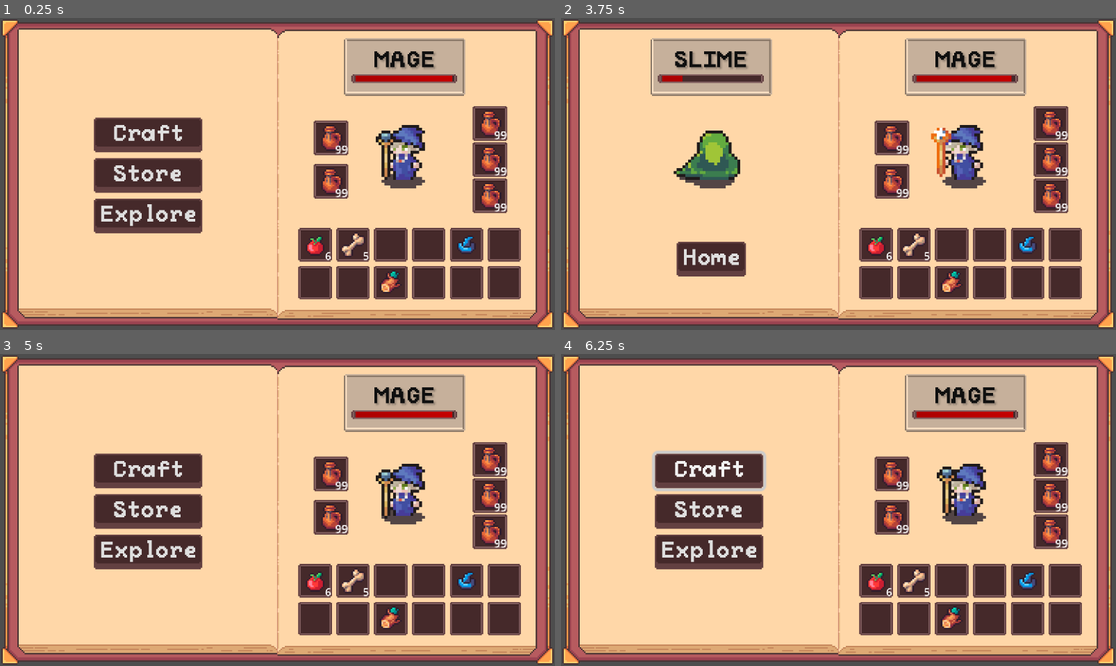
Above: before the commit, frames 1-4 (two rows, left to right).
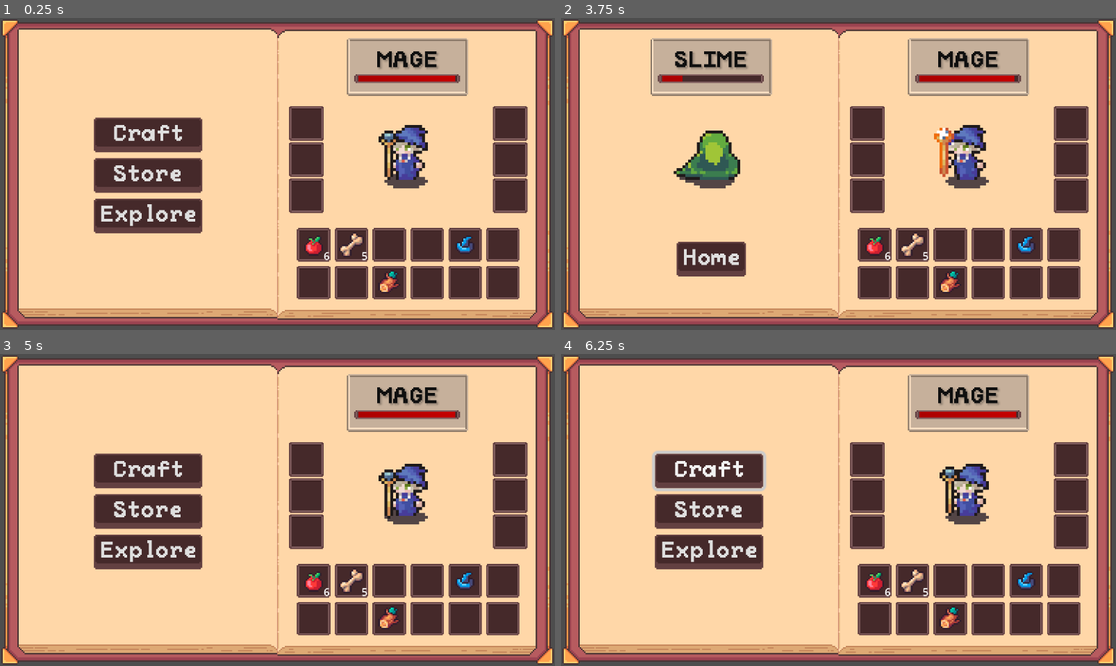
Above: after the commit, the same moments.

Repository: Blortlett/GodotIdle
Game: Godot game, scene res://Scenes/GuiNode.tscn
Two runs of this game, one before a commit and one after it. Both use one fixed random seed, a clock stepped at 60 frames per second and the inputs below.
Inputs (mouse positions are in pixels of both pictures, inside the frame that each line leads up to):
- Up to frame 1 (0.25 s): no input
- Up to frame 2 (3.75 s): click (1049, 124) at 0.52 s; click "Craft" at 1.25 s; click "Store" at 2 s; click "Explore" at 2.75 s; click "Sunny Meadow" at 3.5 s
- Up to frame 3 (5 s): click "Home" at 4.25 s
- Up to frame 4 (6.25 s): click (1049, 460) at 5.02 s; click "Craft" at 5.75 s

The runs differ from the first frame. In frame 1, 9.4% of the frame differs, in the area x 52-96%, y 6-91%; in frame 2, 9.5%; in frame 3, 9.4%; in frame 4, 9.4%.

Commit message:
Added Equipment slots, they update on start but don't accept items yet. Added ItemType and ArmorType

Diff:
--- a/Inventory/Items/Bones.tres
+++ b/Inventory/Items/Bones.tres
@@ -8,4 +8,5 @@
 name = "Bones"
 texture = ExtResource("2_s7rrw")
 ItemID = 230
+mItemType = 4
 metadata/_custom_type_script = "uid://c7op3b5r7t54q"
--- a/Inventory/Items/IronOre.tres
+++ b/Inventory/Items/IronOre.tres
@@ -8,4 +8,5 @@
 name = "Iron Ore"
 texture = ExtResource("2_ed2nm")
 ItemID = 216
+mItemType = 4
 metadata/_custom_type_script = "uid://c7op3b5r7t54q"
--- a/Inventory/Items/IronSword.tres
+++ b/Inventory/Items/IronSword.tres
@@ -8,4 +8,5 @@
 name = "Iron Sword"
 texture = ExtResource("2_cju1o")
 ItemID = 251
+mItemType = 1
 metadata/_custom_type_script = "uid://c7op3b5r7t54q"
--- a/Inventory/Items/Log.tres
+++ b/Inventory/Items/Log.tres
@@ -8,4 +8,5 @@
 name = "Apple"
 texture = ExtResource("2_xp421")
 ItemID = 435
+mItemType = 4
 metadata/_custom_type_script = "uid://c7op3b5r7t54q"
--- a/Inventory/Items/MageHat.tres
+++ b/Inventory/Items/MageHat.tres
@@ -8,4 +8,6 @@
 name = "Mage's Hat"
 texture = ExtResource("2_72a0a")
 ItemID = 1841
+mItemType = 0
+mArmorSlot = 1
 metadata/_custom_type_script = "uid://c7op3b5r7t54q"
--- a/Inventory/Items/apple.tres
+++ b/Inventory/Items/apple.tres
@@ -8,4 +8,5 @@
 name = "Apple"
 texture = ExtResource("2_b1j0l")
 ItemID = 434
+mItemType = 2
 metadata/_custom_type_script = "uid://c7op3b5r7t54q"
--- /dev/null
+++ b/Inventory/PlayerEquipmentInventory.tres
@@ -0,0 +1,39 @@
+[gd_resource type="Resource" script_class="Inv" load_steps=9 format=3 uid="uid://chhe8648spgs7"]
+
+[ext_resource type="Script" uid="uid://dvu0cvlyuscvd" path="res://Inventory/Scripts/scrInventory.gd" id="1_dogxb"]
+[ext_resource type="Script" uid="uid://bx52jjxmfncpj" path="res://Inventory/Scripts/scrInventorySlot.gd" id="2_yrcx4"]
+
+[sub_resource type="Resource" id="Resource_dogxb"]
+script = ExtResource("2_yrcx4")
+amount = 0
+metadata/_custom_type_script = "uid://bx52jjxmfncpj"
+
+[sub_resource type="Resource" id="Resource_yrcx4"]
+script = ExtResource("2_yrcx4")
+amount = 0
+metadata/_custom_type_script = "uid://bx52jjxmfncpj"
+
+[sub_resource type="Resource" id="Resource_7yvec"]
+script = ExtResource("2_yrcx4")
+amount = 0
+metadata/_custom_type_script = "uid://bx52jjxmfncpj"
+
+[sub_resource type="Resource" id="Resource_xfq58"]
+script = ExtResource("2_yrcx4")
+amount = 0
+metadata/_custom_type_script = "uid://bx52jjxmfncpj"
+
+[sub_resource type="Resource" id="Resource_6leo4"]
+script = ExtResource("2_yrcx4")
+amount = 0
+metadata/_custom_type_script = "uid://bx52jjxmfncpj"
+
+[sub_resource type="Resource" id="Resource_6qxmg"]
+script = ExtResource("2_yrcx4")
+amount = 0
+metadata/_custom_type_script = "uid://bx52jjxmfncpj"
+
+[resource]
+script = ExtResource("1_dogxb")
+slots = Array[ExtResource("2_yrcx4")]([SubResource("Resource_dogxb"), SubResource("Resource_yrcx4"), SubResource("Resource_7yvec"), SubResource("Resource_xfq58"), SubResource("Resource_6leo4"), SubResource("Resource_6qxmg")])
+metadata/_custom_type_script = "uid://dvu0cvlyuscvd"
--- /dev/null
+++ b/Inventory/Scripts/scrEquipmentManager.gd
@@ -0,0 +1,35 @@
+class_name EquipmentManager extends Node
+# Inventory Component
+@onready var mInventory: Inv = preload("res://Inventory/PlayerEquipmentInventory.tres");
+var isOpen = true;
+
+# Inventory UI
+@onready var mSlotContainer: Control = $Slots
+@export var mArmorSlotsUI: Array[SlotUI]
+@export var mWeaponSlotUI: SlotUI
+@export var mAccessorySlotUI: SlotUI
+
+func _ready() -> void:
+	mInventory.update.connect(UpdateSlots);
+	UpdateSlots();
+	open();
+
+func UpdateSlots():
+	print_debug(mInventory.slots.size())
+	# Update Armor Slots
+	for i in range(4):
+		mArmorSlotsUI[i].update(mInventory.slots[i])
+	# Update other slots
+	mWeaponSlotUI.update(mInventory.slots[4])
+	mAccessorySlotUI.update(mInventory.slots[5])
+
+func open():
+	mSlotContainer.visible = true;
+	isOpen = true;
+
+func close():
+	mSlotContainer.visible = false;
+	isOpen = false;
+
+func GetInventory() -> Inv:
+	return mInventory;
--- a/Inventory/Scripts/scrInventoryItem.gd
+++ b/Inventory/Scripts/scrInventoryItem.gd
@@ -1,7 +1,17 @@
 extends Resource
 
 class_name InvItem
+enum ItemType
+{
+	ARMOR, WEAPON, CONSUMABLE, QUEST, MATERIAL
+}
+enum ArmorSlot
+{
+	NONE, HELMET, CHEST, LEG, BOOTS, ACCESSORY
+}
 
 @export var name: String = "";
 @export var texture: Texture2D;
 @export var ItemID: int;
+@export var mItemType: ItemType;
+@export var mArmorSlot: ArmorSlot;
--- a/Inventory/Scripts/scrItemDragGfx.gd
+++ b/Inventory/Scripts/scrItemDragGfx.gd
@@ -13,7 +13,6 @@
 		var mouse_pos = get_viewport().get_mouse_position()
 		var transformed_pos = get_viewport_transform().affine_inverse() * mouse_pos
 		mItemSlotUI.position = transformed_pos + DraggedItemUIOffset;
-		print_debug("Viewport Mouse: ", mouse_pos, " | Transformed: ", transformed_pos)
 
 func OnItemDragged(_Slot: InvSlot):
 	# Take item from Inventory
--- a/Inventory/UI/InventoryUI/nInventoryUI.tscn
+++ b/Inventory/UI/InventoryUI/nInventoryUI.tscn
@@ -1,10 +1,11 @@
-[gd_scene load_steps=13 format=3 uid="uid://b3bd2ccqkh00a"]
+[gd_scene load_steps=14 format=3 uid="uid://b3bd2ccqkh00a"]
 
 [ext_resource type="Script" uid="uid://c3uatp5gji5ue" path="res://Inventory/UI/InventoryUI/scrINV_UI.gd" id="1_dhcfh"]
 [ext_resource type="Texture2D" uid="uid://cwn4h5cyakgm7" path="res://Art/TravelBookUI/Sprites/UI_TravelBook_BookCover01a.png" id="2_il5vc"]
 [ext_resource type="Texture2D" uid="uid://csfcknshv14od" path="res://Art/TravelBookUI/Sprites/UI_TravelBook_BookPageRight01a.png" id="3_pct40"]
 [ext_resource type="PackedScene" uid="uid://0luyfwm87ckl" path="res://Inventory/UI/InventoryUI/nInvSlotUI.tscn" id="4_keych"]
 [ext_resource type="Texture2D" uid="uid://so2dglihxik1" path="res://Art/TravelBookUI/Sprites/UI_TravelBook_BookPageLeft01a.png" id="5_kydoc"]
+[ext_resource type="Script" uid="uid://cdw22kry0gbwn" path="res://Inventory/Scripts/scrEquipmentManager.gd" id="6_6j3o5"]
 [ext_resource type="PackedScene" uid="uid://c8aw6sgpiap08" path="res://UI/ActionUI/nActionUI.tscn" id="8_20xsb"]
 [ext_resource type="PackedScene" uid="uid://dv0y07r2i4vmd" path="res://UI/HomeMenuUI/nHomeMenuUI.tscn" id="9_2bf1r"]
 [ext_resource type="PackedScene" uid="uid://2nnh4f80nnll" path="res://UI/DestinationMenuUI/nDestinationMenuUI.tscn" id="9_sfvvv"]
@@ -105,13 +106,13 @@
 
 [node name="CharacterDisplay" parent="SystemUI/CharacterUI" instance=ExtResource("8_20xsb")]
 layout_mode = 1
-offset_left = 0.0
-offset_top = -42.5
-offset_right = 0.0
-offset_bottom = -42.5
+offset_left = 2.0
+offset_top = -41.71
+offset_right = 2.0
+offset_bottom = -41.71
 IsPlayerDisplay = true
 
-[node name="EquipmentUI" type="Control" parent="SystemUI/CharacterUI"]
+[node name="EquipmentUI" type="Control" parent="SystemUI/CharacterUI" node_paths=PackedStringArray("mArmorSlotsUI", "mWeaponSlotUI", "mAccessorySlotUI")]
 layout_mode = 1
 anchors_preset = 8
 anchor_left = 0.5
@@ -124,6 +125,10 @@
 offset_bottom = 26.29
 grow_horizontal = 2
 grow_vertical = 2
+script = ExtResource("6_6j3o5")
+mArmorSlotsUI = [NodePath("Slots/HelmetSlot"), NodePath("Slots/ChestplateSlot"), NodePath("Slots/LegsSlot"), NodePath("Slots/BootSlot")]
+mWeaponSlotUI = NodePath("Slots/WeaponSlot")
+mAccessorySlotUI = NodePath("Slots/AccessorySlot")
 
 [node name="Slots" type="Control" parent="SystemUI/CharacterUI/EquipmentUI"]
 layout_mode = 1
@@ -133,44 +138,52 @@
 grow_horizontal = 2
 grow_vertical = 2
 
-[node name="InvSlotUI" parent="SystemUI/CharacterUI/EquipmentUI/Slots" instance=ExtResource("4_keych")]
-layout_mode = 0
-offset_left = 143.81
+[node name="HelmetSlot" parent="SystemUI/CharacterUI/EquipmentUI/Slots" instance=ExtResource("4_keych")]
+layout_mode = 0
+offset_left = 17.0
 offset_top = 8.99999
-offset_right = 173.81
+offset_right = 47.0
 offset_bottom = 39.0
 scale = Vector2(0.8, 0.8)
 
-[node name="InvSlotUI2" parent="SystemUI/CharacterUI/EquipmentUI/Slots" instance=ExtResource("4_keych")]
-layout_mode = 0
-offset_left = 143.81
+[node name="ChestplateSlot" parent="SystemUI/CharacterUI/EquipmentUI/Slots" instance=ExtResource("4_keych")]
+layout_mode = 0
+offset_left = 158.0
+offset_top = 8.99999
+offset_right = 188.0
+offset_bottom = 39.0
+scale = Vector2(0.8, 0.8)
+
+[node name="LegsSlot" parent="SystemUI/CharacterUI/EquipmentUI/Slots" instance=ExtResource("4_keych")]
+layout_mode = 0
+offset_left = 158.0
 offset_top = 34.0
-offset_right = 173.81
+offset_right = 188.0
 offset_bottom = 64.0
 scale = Vector2(0.8, 0.8)
 
-[node name="InvSlotUI3" parent="SystemUI/CharacterUI/EquipmentUI/Slots" instance=ExtResource("4_keych")]
-layout_mode = 0
-offset_left = 143.81
+[node name="BootSlot" parent="SystemUI/CharacterUI/EquipmentUI/Slots" instance=ExtResource("4_keych")]
+layout_mode = 0
+offset_left = 158.0
 offset_top = 59.0
-offset_right = 173.81
+offset_right = 188.0
 offset_bottom = 89.0
 scale = Vector2(0.8, 0.8)
 
-[node name="InvSlotUI4" parent="SystemUI/CharacterUI/EquipmentUI/Slots" instance=ExtResource("4_keych")]
-layout_mode = 0
-offset_left = 33.81
-offset_top = 19.0
-offset_right = 63.81
-offset_bottom = 49.0
-scale = Vector2(0.8, 0.8)
-
-[node name="InvSlotUI5" parent="SystemUI/CharacterUI/EquipmentUI/Slots" instance=ExtResource("4_keych")]
-layout_mode = 0
-offset_left = 33.81
-offset_top = 49.0
-offset_right = 63.81
-offset_bottom = 79.0
+[node name="WeaponSlot" parent="SystemUI/CharacterUI/EquipmentUI/Slots" instance=ExtResource("4_keych")]
+layout_mode = 0
+offset_left = 17.0
+offset_top = 34.0
+offset_right = 47.0
+offset_bottom = 64.0
+scale = Vector2(0.8, 0.8)
+
+[node name="AccessorySlot" parent="SystemUI/CharacterUI/EquipmentUI/Slots" instance=ExtResource("4_keych")]
+layout_mode = 0
+offset_left = 17.0
+offset_top = 59.0
+offset_right = 47.0
+offset_bottom = 89.0
 scale = Vector2(0.8, 0.8)
 
 [node name="InventoryUI" type="Control" parent="SystemUI"]
@@ -214,9 +227,9 @@
 anchor_top = 0.5
 anchor_right = 0.5
 anchor_bottom = 0.5
-offset_left = 25.5
+offset_left = 24.5
 offset_top = 48.5
-offset_right = 225.5
+offset_right = 224.5
 offset_bottom = 112.5
 grow_horizontal = 2
 grow_vertical = 2
Binary file added: Art/Items/EquipmentShadows/Accessory.png
Not shown, added: Art/Items/EquipmentShadows/Accessory.png.import
Binary file added: Art/Items/EquipmentShadows/Boots.png
Not shown, added: Art/Items/EquipmentShadows/Boots.png.import
Binary file added: Art/Items/EquipmentShadows/Chestplate.png
Not shown, added: Art/Items/EquipmentShadows/Chestplate.png.import
Binary file added: Art/Items/EquipmentShadows/Helmet.png
Not shown, added: Art/Items/EquipmentShadows/Helmet.png.import
Binary file added: Art/Items/EquipmentShadows/Legs.png
Not shown, added: Art/Items/EquipmentShadows/Legs.png.import
Binary file added: Art/Items/EquipmentShadows/Sword.png
Not shown, added: Art/Items/EquipmentShadows/Sword.png.import
(and 1 more such lines)
